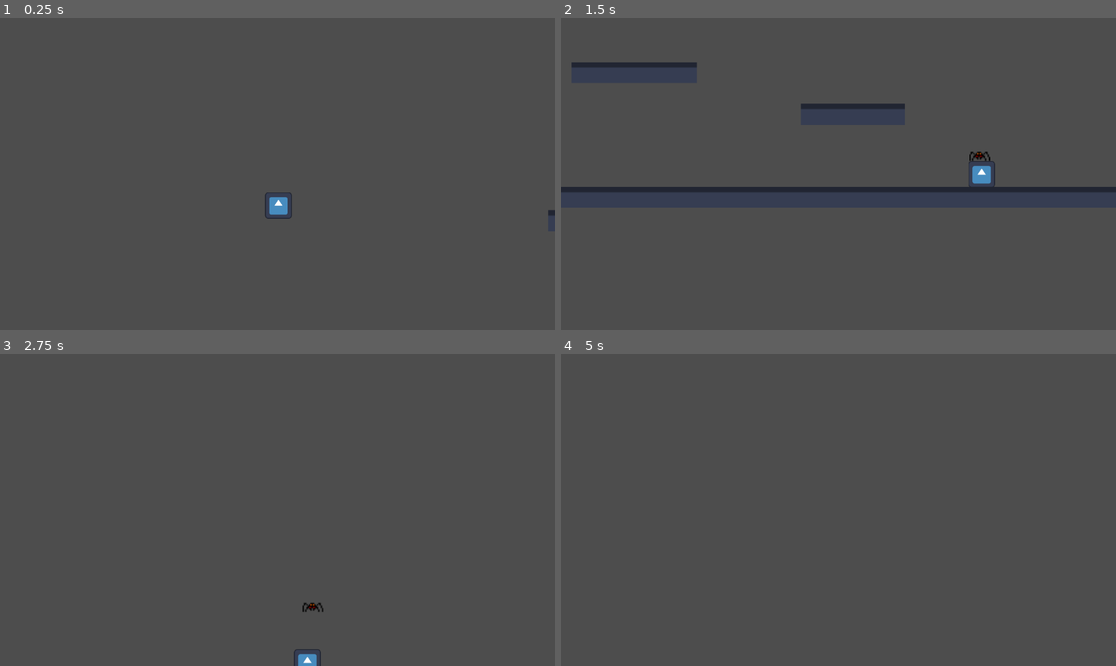
Above: before the commit, frames 1-4 (two rows, left to right).
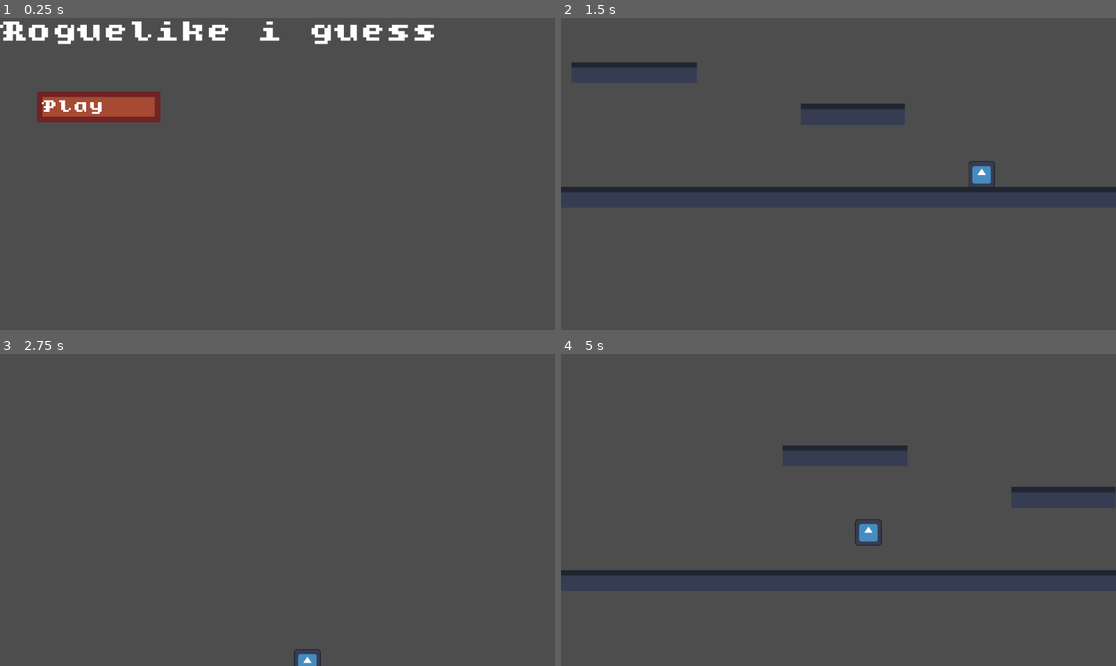
Above: after the commit, the same moments.

Repository: 67uwu/boogie-woogie
Game: Godot game, scene res://main_menu.tscn
Same seed, same stepped clock (60 frames per second), same inputs: the game is played once before the commit and once after it. Before the commit the project starts from res://main.tscn. The engine's default icon, where the game draws it, is replaced by a stand-in: a white triangle on a blue panel in a dark square.
Inputs (mouse positions are in pixels of both pictures, inside the frame that each line leads up to):
- Up to frame 1 (0.25 s): no input
- Up to frame 2 (1.5 s): click (660, 108) at 0.5 s, where only the run after the commit has a clickable "Play"; tap Enter at 1.25 s; move the mouse to (960, 158) at 1.27 s; hold Right (right) from 1.28 s (still down); tap Space (ability) at 1.35 s; click (960, 158) at 1.42 s
- Up to frame 3 (2.75 s): keep holding Right (right); tap Up (jump) at 1.52, 2.27 s; move the mouse to (166, 525) at 2.02 s; tap Space (ability) at 2.1 s
- Up to frame 4 (5 s): move the mouse to (894, 441) at 2.77 s; release Right (right) at 2.78 s; hold Left (left) 2.78-3.53 s; tap Alt at 2.85 s; tap Space (ability) at 3.05, 3.5, 3.8, 4.35 s; move the mouse to (810, 572) at 3.52 s; hold Right (right) from 3.53 s (still down); tap Shift at 3.6 s; click (810, 572) at 3.67 s; tap Up (jump) at 3.77, 4.52 s; move the mouse to (1005, 556) at 4.27 s

The runs differ from the first frame. In frame 1, 4.5% of the frame differs, in the area x 0-100%, y 1-65%; in frame 2, less than 0.1%; in frame 3, less than 0.1%; in frame 4, 3.0%.

Commit message:
Added a main menu screen, fixed spider swap bug

Diff:
--- /dev/null
+++ b/main_menu.gd
@@ -0,0 +1,4 @@
+extends Control
+
+func _on_play_button_pressed():
+	get_tree().change_scene_to_file("res://main.tscn")
--- /dev/null
+++ b/main_menu.tscn
@@ -0,0 +1,62 @@
+[gd_scene format=3 uid="uid://cnekkk5fn6kg7"]
+
+[ext_resource type="Texture2D" uid="uid://dl6pacqbg4nve" path="res://assets/long_button.png" id="1_06t4h"]
+[ext_resource type="Script" uid="uid://c7vueclyjxskt" path="res://main_menu.gd" id="1_fu7sn"]
+[ext_resource type="FontFile" uid="uid://dyeurxls0kkni" path="res://assets/dungeonmode/font/dungeon-mode.ttf" id="2_7vrkn"]
+
+[sub_resource type="LabelSettings" id="LabelSettings_fu7sn"]
+font = ExtResource("2_7vrkn")
+font_size = 36
+
+[sub_resource type="LabelSettings" id="LabelSettings_7vrkn"]
+font = ExtResource("2_7vrkn")
+font_size = 60
+
+[node name="Control" type="Control" unique_id=1802728671]
+layout_mode = 3
+anchors_preset = 15
+anchor_right = 1.0
+anchor_bottom = 1.0
+grow_horizontal = 2
+grow_vertical = 2
+script = ExtResource("1_fu7sn")
+
+[node name="play_button" type="TextureButton" parent="." unique_id=1853152344]
+layout_mode = 1
+anchors_preset = -1
+anchor_left = 0.06666667
+anchor_top = 0.23614815
+anchor_right = 0.28897226
+anchor_bottom = 0.3346544
+offset_left = 0.19999886
+offset_top = -0.02400589
+offset_right = 0.10397339
+offset_bottom = 0.14395142
+texture_normal = ExtResource("1_06t4h")
+metadata/_edit_use_anchors_ = true
+
+[node name="Label" type="Label" parent="play_button" unique_id=1686089670]
+layout_mode = 1
+anchors_preset = -1
+anchor_left = 0.0390625
+anchor_top = 0.21875
+anchor_right = 0.9490313
+anchor_bottom = 0.79637504
+offset_right = 0.04798889
+offset_bottom = 0.03199768
+text = "Play"
+label_settings = SubResource("LabelSettings_fu7sn")
+metadata/_edit_use_anchors_ = true
+
+[node name="Title" type="Label" parent="." unique_id=111314116]
+layout_mode = 1
+anchors_preset = -1
+anchor_right = 0.5277778
+anchor_bottom = 0.08024691
+offset_right = 40.0
+offset_bottom = 23.0
+text = "Roguelike i guess"
+label_settings = SubResource("LabelSettings_7vrkn")
+metadata/_edit_use_anchors_ = true
+
+[connection signal="pressed" from="play_button" to="." method="_on_play_button_pressed"]
--- /dev/null
+++ b/play_button.gd
@@ -0,0 +1 @@
+extends TextureButton
--- a/player.gd
+++ b/player.gd
@@ -20,9 +20,9 @@
 func _physics_process(delta: float) -> void:
 	if(mana == max_mana and Input.is_action_just_pressed("ability")):
 		mana = 0
-		var temp = target.global_position
-		target.global_position = global_position
-		global_position = temp
+		var temp = global_position
+		global_position = target.global_position
+		target.global_position = temp
 	# Add the gravity.
 	if not is_on_floor():
 		if velocity.y >= 0:
--- a/project.godot
+++ b/project.godot
@@ -11,7 +11,7 @@
 [application]
 
 config/name="boogie-woogie"
-run/main_scene="uid://clkv05titcka7"
+run/main_scene="uid://cnekkk5fn6kg7"
 config/features=PackedStringArray("4.6", "GL Compatibility")
 config/icon="res://icon.svg"
 
--- a/spider.tscn
+++ b/spider.tscn
@@ -1,10 +1,10 @@
 [gd_scene format=3 uid="uid://d4p5bwh2jdcm"]
 
 [ext_resource type="Script" uid="uid://jjs2h6ka7qab" path="res://spider.gd" id="1_qrebf"]
-[ext_resource type="Texture2D" uid="uid://b6sk33s3ref3x" path="res://spider.png" id="2_qrebf"]
+[ext_resource type="Texture2D" uid="uid://c3f4855pc8esk" path="res://assets/spider.png" id="2_qrebf"]
 
 [sub_resource type="RectangleShape2D" id="RectangleShape2D_7k104"]
-size = Vector2(16, 8)
+size = Vector2(16, 10)
 
 [sub_resource type="AtlasTexture" id="AtlasTexture_1yt70"]
 atlas = ExtResource("2_qrebf")
@@ -49,7 +49,7 @@
 "speed": 5.0
 }, {
 "frames": [{
-"duration": 1.5,
+"duration": 2.0,
 "texture": SubResource("AtlasTexture_vivtl")
 }, {
 "duration": 2.8,
@@ -84,9 +84,12 @@
 script = ExtResource("1_qrebf")
 
 [node name="CollisionShape2D" type="CollisionShape2D" parent="." unique_id=432245923]
+position = Vector2(0, 1)
 shape = SubResource("RectangleShape2D_7k104")
 
-[node name="AnimatedSprite2D" type="AnimatedSprite2D" parent="." unique_id=1958885550]
-position = Vector2(0, -4)
+[node name="AnimatedSprite2D" type="AnimatedSprite2D" parent="." unique_id=1128590352]
+position = Vector2(0, -3)
 sprite_frames = SubResource("SpriteFrames_x2avr")
 animation = &"move"
+frame = 1
+frame_progress = 0.44025594
Binary file added: assets/dungeonmode/bitmap/dungeon-437.png
Not shown, added: assets/dungeonmode/bitmap/dungeon-437.png.import
Binary file added: assets/dungeonmode/bitmap/dungeon-mode.png
Not shown, added: assets/dungeonmode/bitmap/dungeon-mode.png.import
Not shown, added: assets/dungeonmode/font/dungeon-mode-inverted.ttf.import
Binary file added: assets/dungeonmode/font/dungeon-mode.ttf
Not shown, added: assets/dungeonmode/font/dungeon-mode.ttf.import
Binary file added: assets/dungeonmode/playscii/art/goblin-tunnels.png
Not shown, added: assets/dungeonmode/playscii/art/goblin-tunnels.png.import
Binary file added: assets/dungeonmode/playscii/charsets/dungeon-437.png
Not shown, added: assets/dungeonmode/playscii/charsets/dungeon-437.png.import
Binary file added: assets/dungeonmode/playscii/charsets/dungeon-mode.png
(and 26 more such lines)
